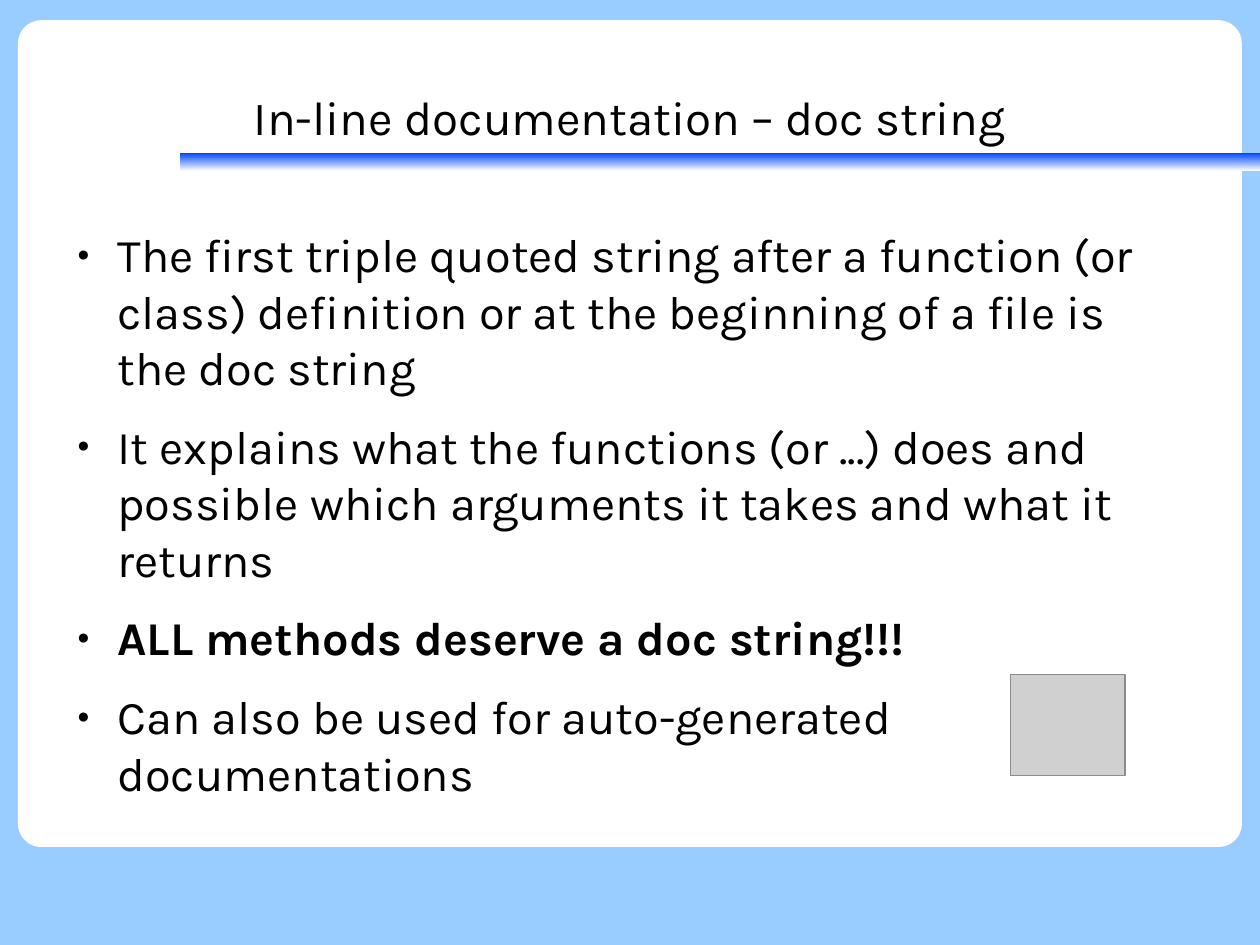
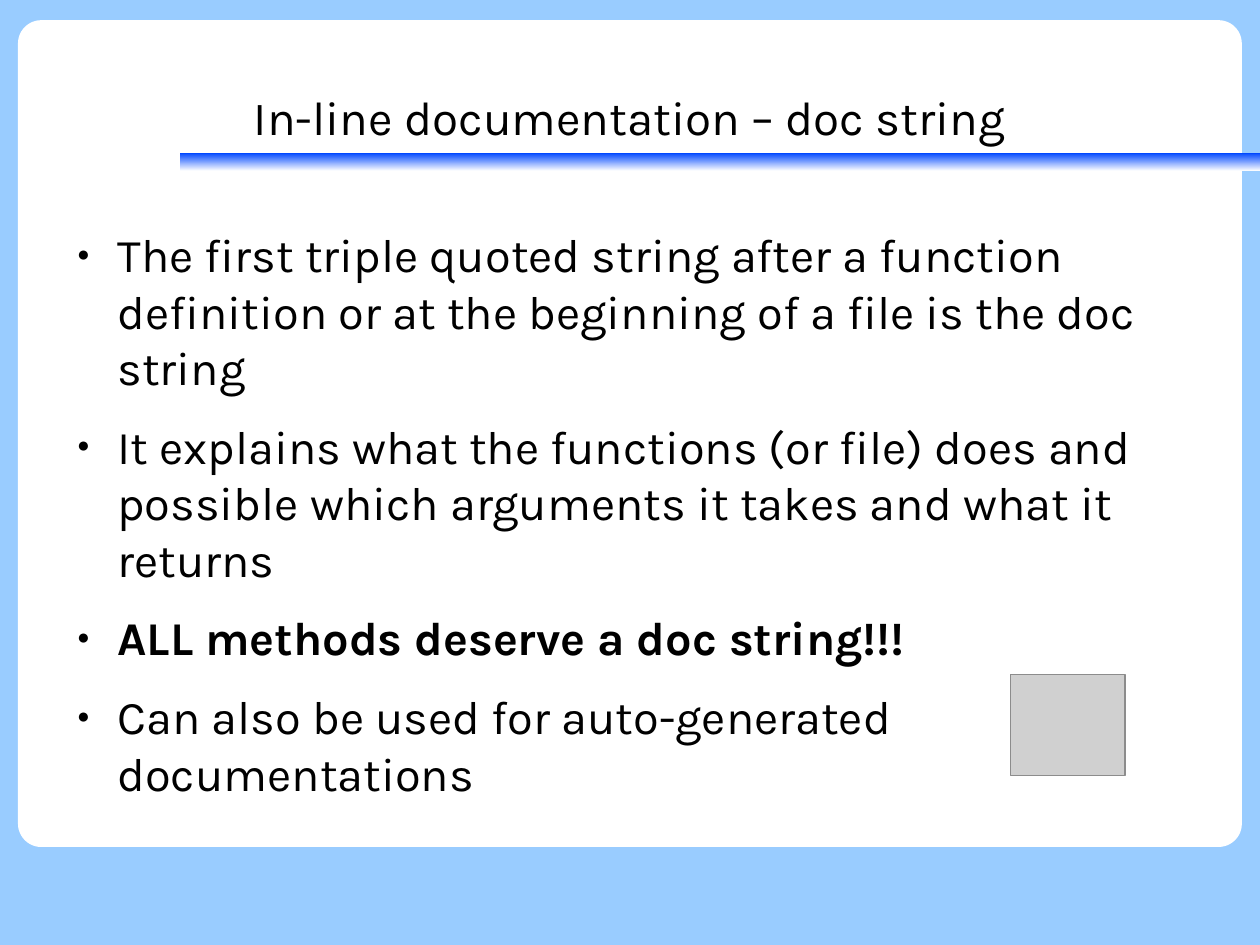
Before and after one commit to KennethNielsen/presentations, a slide deck: slide 93 of python/part1/part1_with_theme.odp (slide 94 before the commit). Drawn at 1260x945 pixels with LibreOffice and Linux fonts; fonts in the diff are those of the drawing; grey boxes stand for pictures; background and template pictures are left out. Boxes give left, top, right and bottom in pixels: in the first picture for what was removed or moved away, otherwise in the second. Text is boxed around its words. In the diff, an @@ line names an element or a change of style, - is before the commit and + after.

```diff
--- a/python/part1/part1_with_theme.odp
+++ b/python/part1/part1_with_theme.odp
@@ text at (118, 239, 1135, 578): text changed @@
-● The first triple quoted string after a function (or class) definition or at the beginning of a file is the doc string
-● It explains what the functions (or ...) does and possible which arguments it takes and what it returns
+● The first triple quoted string after a function definition or at the beginning of a file is the doc string
+● It explains what the functions (or file) does and possible which arguments it takes and what it returns
```
Also in this commit, not shown: 61 other slides changed, 6 slides added, 7 slides removed, 1 other file.
